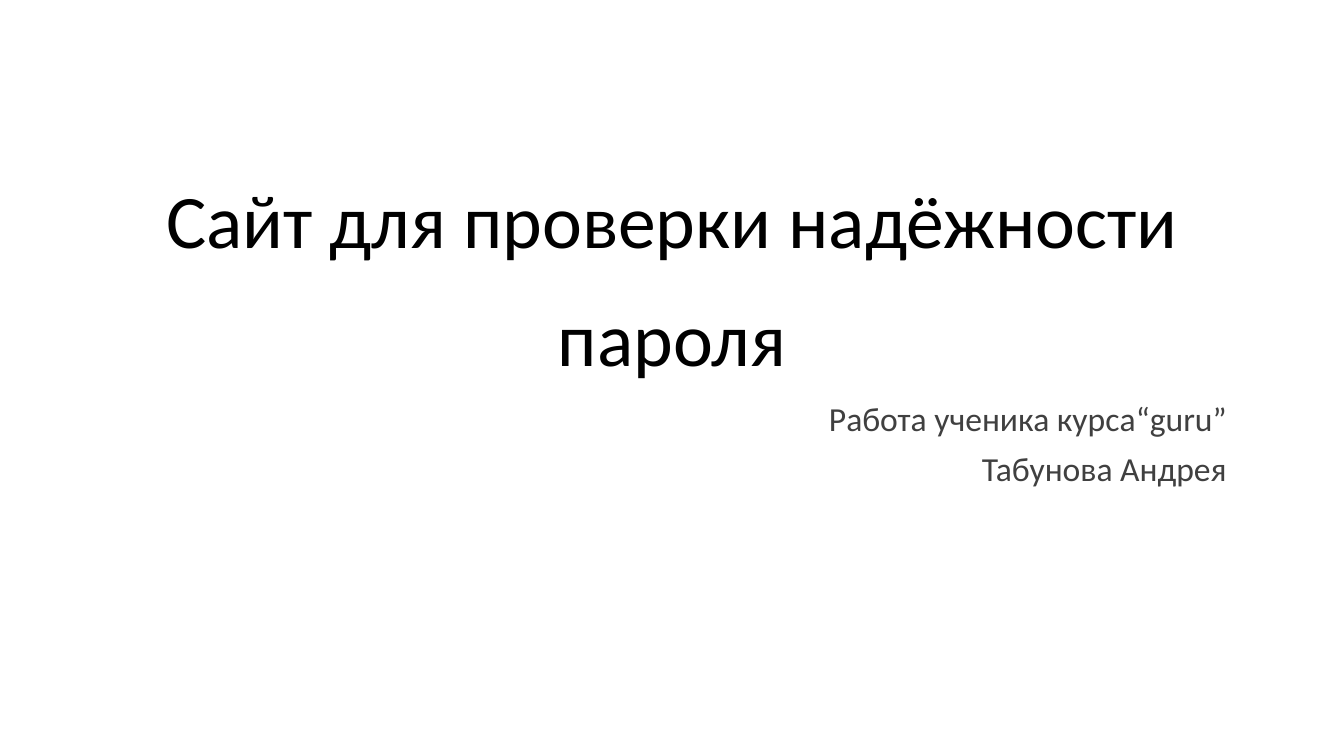
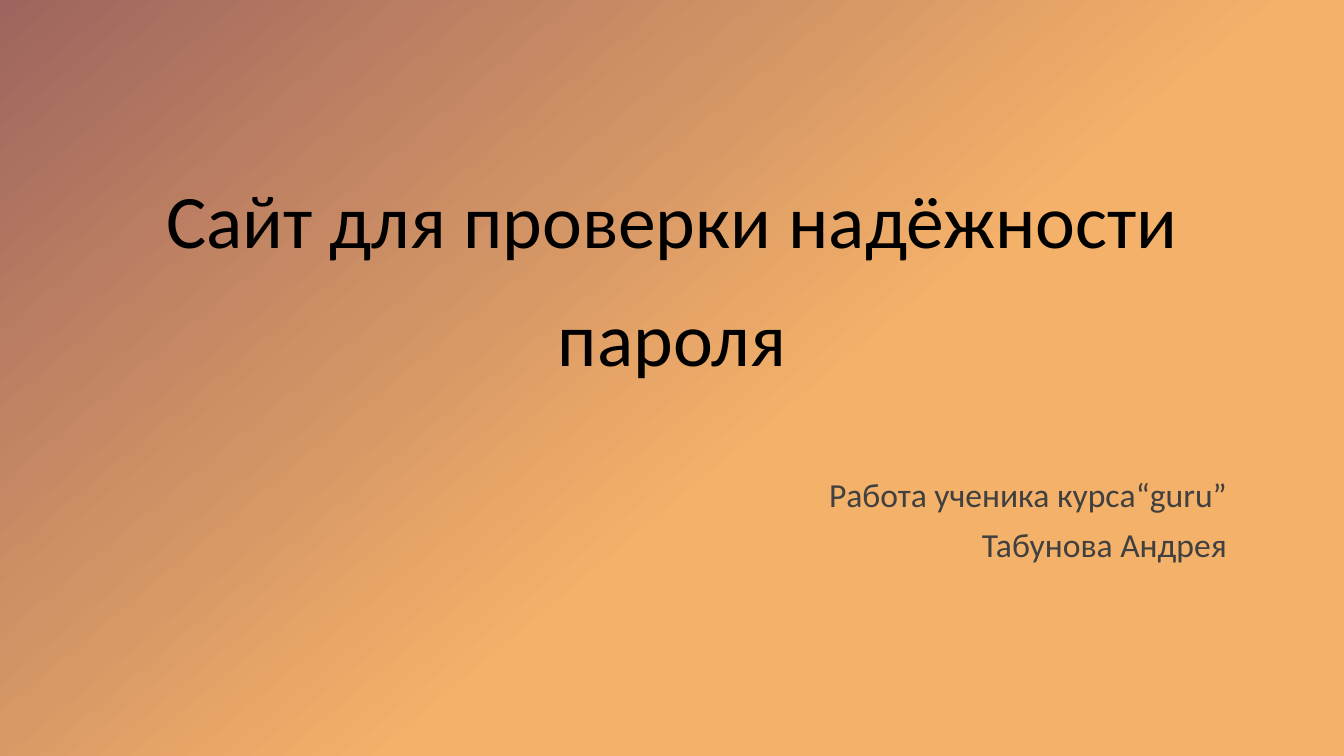
Before and after one commit to andretabunov/check_your_password, a slide deck: slide 1 of Презентация 1.pptx. Drawn at 1344x756 pixels with LibreOffice and Linux fonts; fonts in the diff are those of the drawing; background and template pictures are left out. Boxes give left, top, right and bottom in pixels: in the first picture for what was removed or moved away, otherwise in the second. Text is boxed around its words. In the diff, an @@ line names an element or a change of style, - is before the commit and + after.

Commit message:
Обновил презентацию, доработал сайт

```diff
--- a/Презентация 1.pptx
+++ b/Презентация 1.pptx
@@ background picture (left out) to gradient #9E655F to #F4B169 @@
@@ subtitle "Работа ученика курса“guru”": place and size @@
-subtitle "Работа ученика курса“guru”" at box(829, 407, 1227, 487)
+subtitle "Работа ученика курса“guru”" at box(829, 483, 1227, 563)
```
Also in this commit, not shown: 1 other slide changed, 8 slides added, 2 other files.
